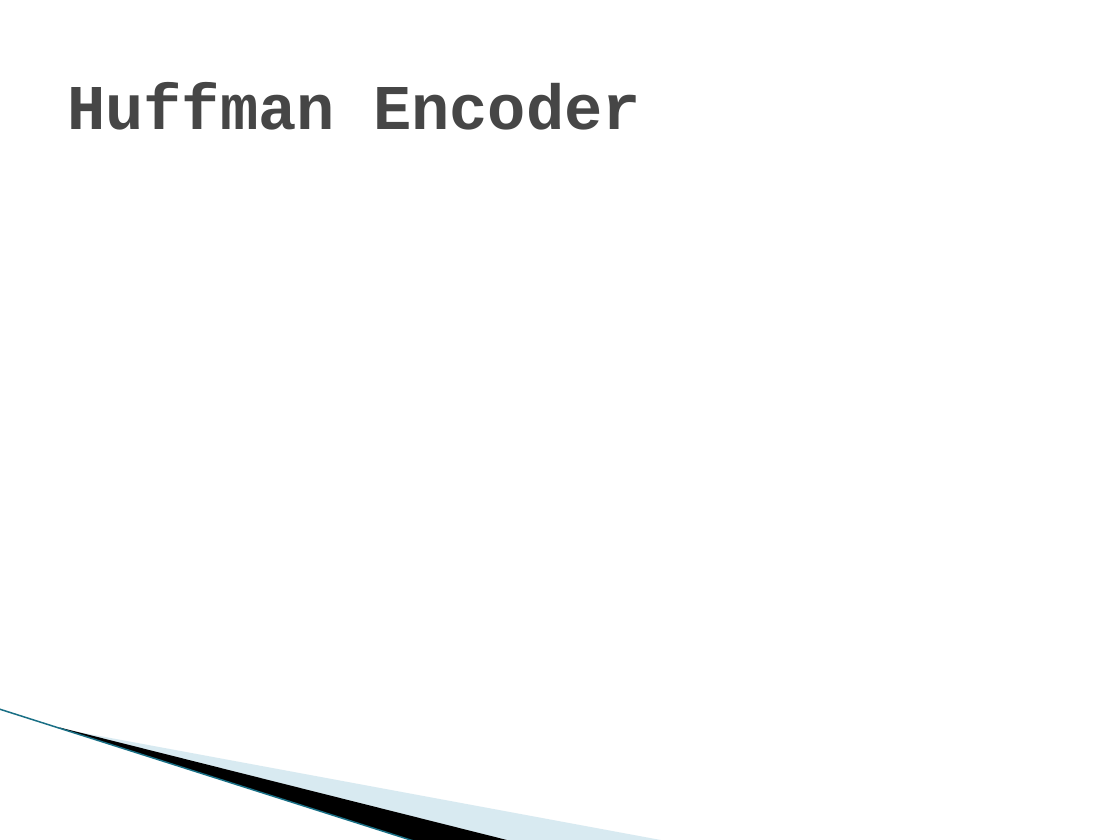
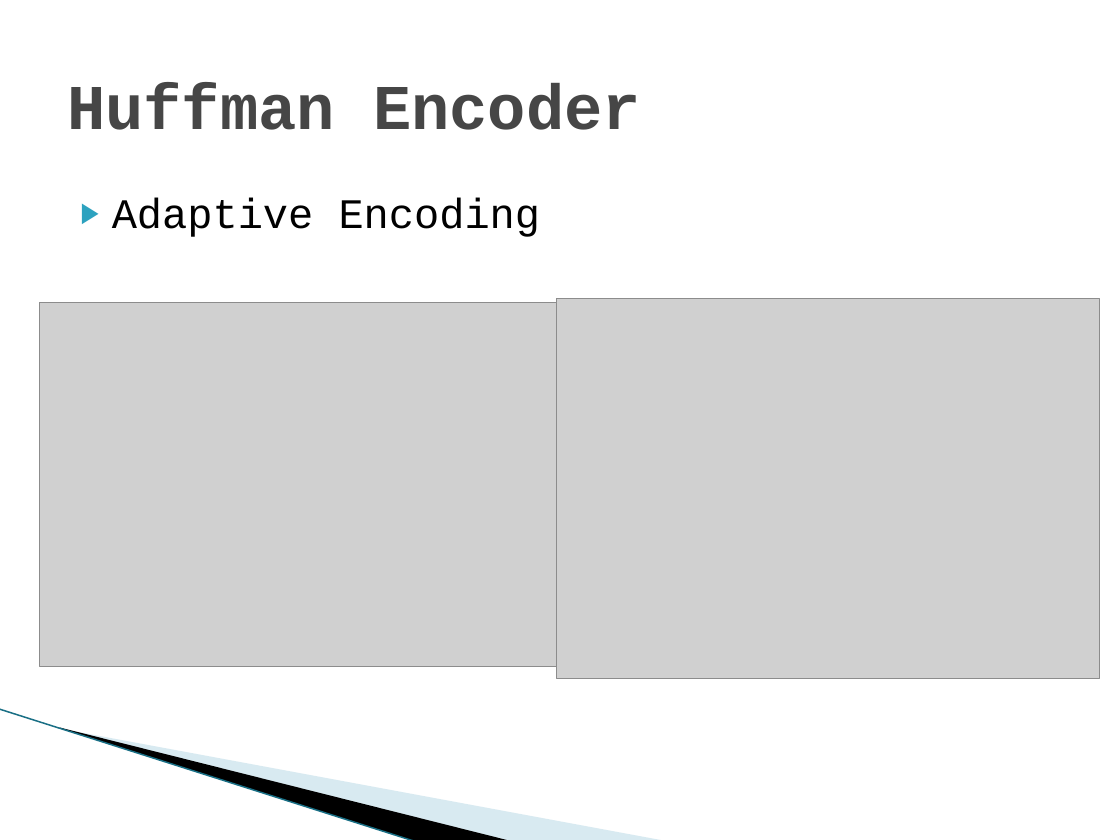
Before and after one commit to ericaddison/Algs_Term_Project, a slide deck: slide 9 of report/JET Audio Encoder.pptx (slide 7 before the commit). Drawn at 1120x840 pixels with LibreOffice and Linux fonts; fonts in the diff are those of the drawing; grey boxes stand for pictures; background and template pictures are left out. Boxes give left, top, right and bottom in pixels: in the first picture for what was removed or moved away, otherwise in the second. Text is boxed around its words. In the diff, an @@ line names an element or a change of style, - is before the commit and + after.

Commit message:
Updated the presentation to include graphics and text.

```diff
--- a/report/JET Audio Encoder.pptx
+++ b/report/JET Audio Encoder.pptx
@@ text added at [112,198,541,237], 27 pt, text #000000 @@
+▶ Adaptive Encoding
@@ picture added at [557,299,1099,679] @@
@@ picture added at [39,302,559,666] @@
```
Also in this commit, not shown: 7 other slides changed, 2 slides added.
